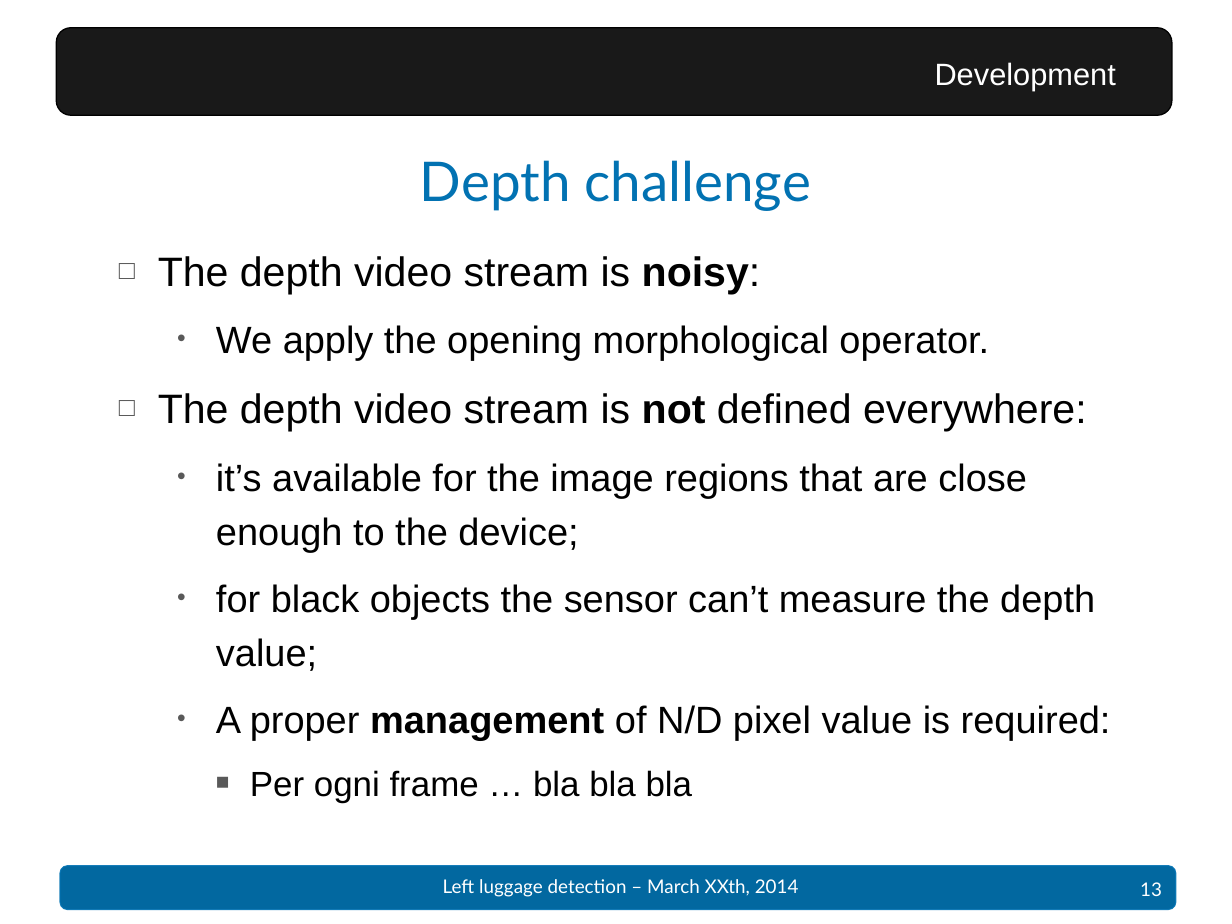
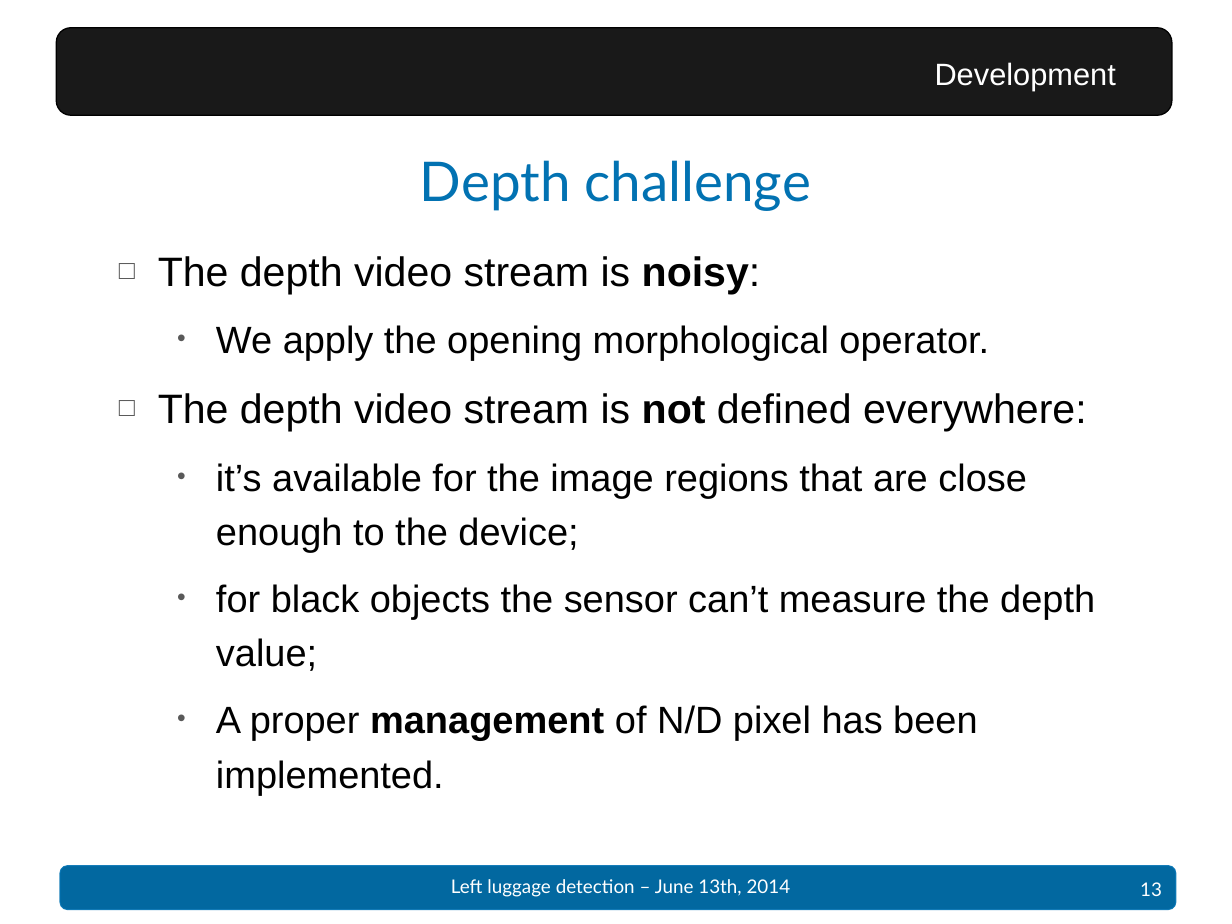
Before and after one commit to Dining-Engineers/left-luggage-detection, a slide deck: slide 13 of docs/Presentation - Left luggage detection.pptx. Drawn at 1232x924 pixels with LibreOffice and Linux fonts; fonts in the diff are those of the drawing; background and template pictures are left out. Boxes give left, top, right and bottom in pixels: in the first picture for what was removed or moved away, otherwise in the second. Text is boxed around its words. In the diff, an @@ line names an element or a change of style, - is before the commit and + after.

```diff
--- a/docs/Presentation - Left luggage detection.pptx
+++ b/docs/Presentation - Left luggage detection.pptx
@@ text at <box>216,705,977,795</box>: text changed @@
-  • A proper management of N/D pixel value is required:
-    ■ Per ogni frame … bla bla bla
+  • A proper management of N/D pixel has been implemented.
@@ text at <box>451,879,791,897</box>: text changed @@
-Left luggage detection – March XXth, 2014
+Left luggage detection – June 13th, 2014
```
Also in this commit, not shown: 17 other slides changed, 2 slides added, 1 slide removed.
